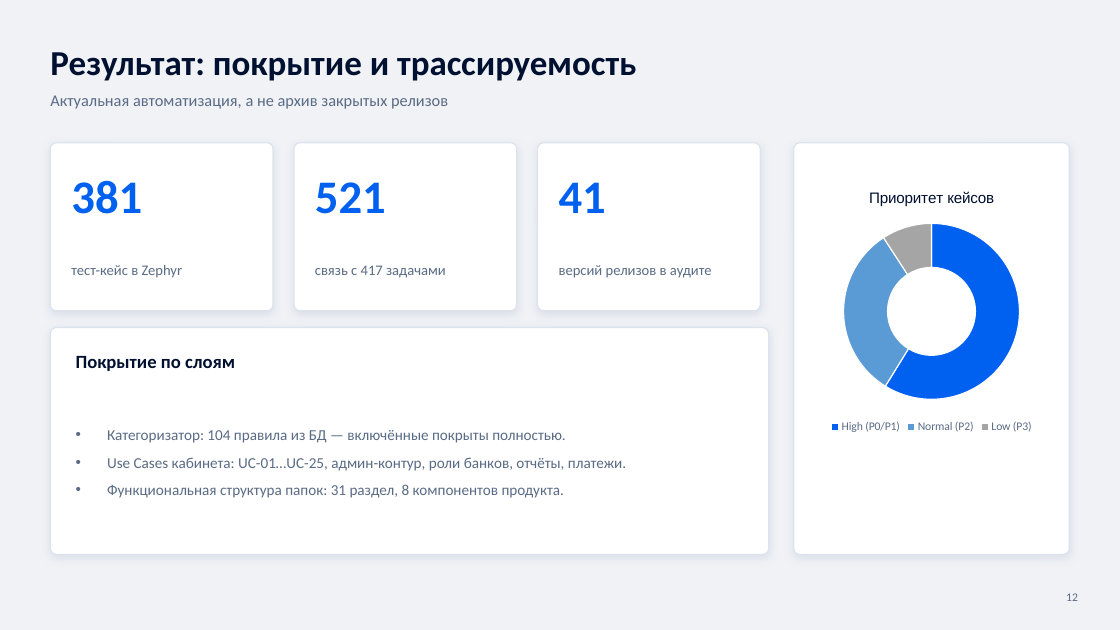
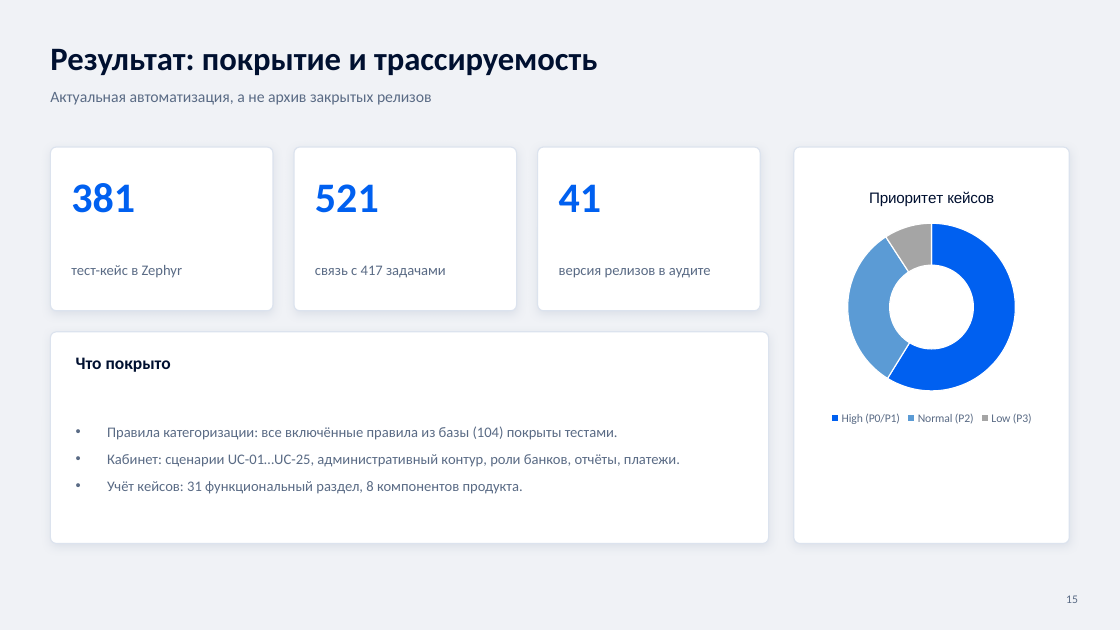
Before and after one commit to igorpugatschev/ausn-control-plane, a slide deck: slide 15 of docs/presentations/ausn-control-plane-qa-layer.pptx (slide 12 before the commit). Drawn at 1120x630 pixels with LibreOffice and Linux fonts; fonts in the diff are those of the drawing. Boxes give left, top, right and bottom in pixels: in the first picture for what was removed or moved away, otherwise in the second. Text is boxed around its words. In the diff, an @@ line names an element or a change of style, - is before the commit and + after.

Commit message:
docs(presentations): версия с диаграммами (архитектура, MCP-шина, sequence, activity, пирамида, план регресса), глоссарий и технические заметки к слайдам

```diff
--- a/docs/presentations/ausn-control-plane-qa-layer.pptx
+++ b/docs/presentations/ausn-control-plane-qa-layer.pptx
@@ text "Результат: покрытие и трассируемость" at (50,48,597,75): size 30 to 28 pt @@
@@ text "Актуальная автоматизация, а не архив ..." at (50,92,432,105): size 14 to 13.5 pt @@
@@ rounded rectangle: place and size @@
-rounded rectangle at (50,143,273,311)
+rounded rectangle at (50,147,273,311)
@@ rounded rectangle: place and size @@
-rounded rectangle at (294,143,517,311)
+rounded rectangle at (294,147,517,311)
@@ rounded rectangle: place and size @@
-rounded rectangle at (538,143,760,311)
+rounded rectangle at (538,147,760,311)
@@ rounded rectangle: place and size @@
-rounded rectangle at (794,143,1070,555)
+rounded rectangle at (794,147,1070,544)
@@ rounded rectangle at (794,147,1070,544): shadow changed @@
@@ size 40 to 36 pt in 3 elements at (71,183,135,213), (315,184,379,213), (559,184,602,212) @@
@@ doughnut chart: place and size @@
-doughnut chart at (802,176,1061,437)
+doughnut chart at (802,176,1061,429)
@@ text at (559,268,711,278): text changed @@
-версий релизов в аудите
+версия релизов в аудите
@@ shadow changed; proportions changed in 4 elements at (50,147,273,311), (294,147,517,311), (538,147,760,311), (50,332,769,544) @@
@@ rounded rectangle: place and size @@
-rounded rectangle at (50,328,769,555)
+rounded rectangle at (50,332,769,544)
@@ text at (76,357,171,372): text changed; size 16 to 15 pt @@
-Покрытие по слоям
+Что покрыто
@@ text at (107,426,680,494): text changed; size 13 to 12.5 pt @@
-• Категоризатор: 104 правила из БД — включённые покрыты полностью.
-• Use Cases кабинета: UC-01…UC-25, админ-контур, роли банков, отчёты, платежи.
-• Функциональная структура папок: 31 раздел, 8 компонентов продукта.
+• Правила категоризации: все включённые правила из базы (104) покрыты тестами.
+• Кабинет: сценарии UC-01…UC-25, административный контур, роли банков, отчёты, платежи.
+• Учёт кейсов: 31 функциональный раздел, 8 компонентов продукта.
@@ text at (1066,595,1078,603): text changed @@
-12
+15
```
Also in this commit, not shown: 5 other slides changed, 13 slides added, 10 slides removed, 5 other files.
